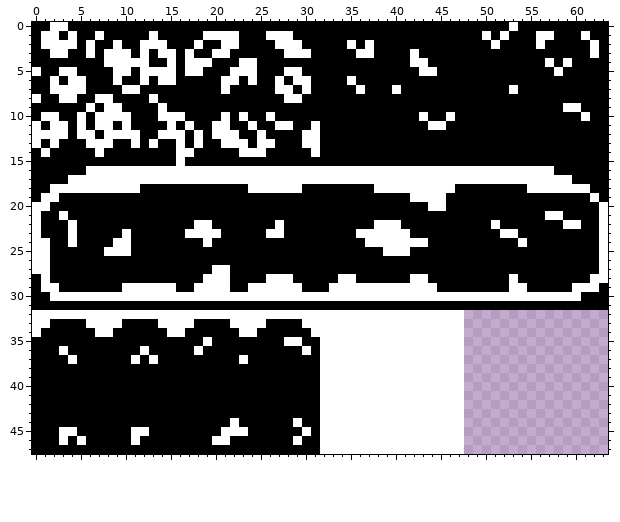
One commit to this pixel-art file: Assets/Art/Sprites/Tilemap/Tilemap.aseprite. The picture above is the old version.
64x48 pixels, 1 frame.
New version:
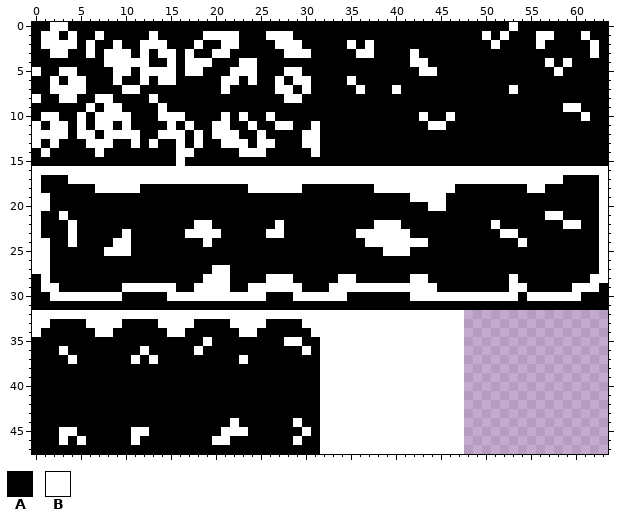
Palette (. is transparent): A #000000  B #ffffff
What changed:
y 16: x 0..5 AAAAAA -> BBBBBB; x 58..63 AAAAAA -> BBBBBB
y 17: x 0 A -> B; x 59 B -> A; x 63 A -> B
y 18: x 0 A -> B; x 2..6 BBBBB -> AAAAA; x 57..61 BBBBB -> AAAAA; x 63 A -> B
y 19: x 0 A -> B; x 2 B -> A; x 62..63 BA -> AB
y 30: x 10..14 BBBBB -> AAAAA; x 26..28 BBB -> AAA; x 35..41 BBBBBBB -> AAAAAAA; x 54 B -> A
Pixel boxes of the changes (left, top, right, bottom) in both pictures:
changed: (32, 166, 95, 202)
changed: (545, 166, 608, 202)
changed: (122, 292, 167, 301)
changed: (266, 292, 293, 301)
changed: (347, 292, 410, 301)
changed: (518, 292, 527, 301)
